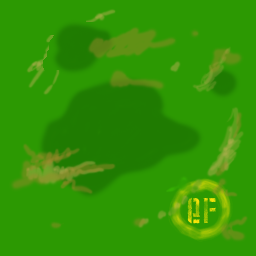
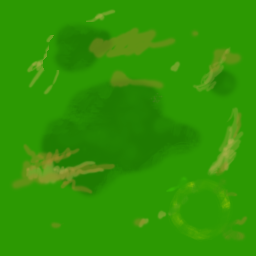
Comparing the layer stacks of the two w=256, h=256 images. Changes:
painted on "Layer 2" over [42,19,244,242]
removed layer "EF" over [187,197,216,224]
painted on "Background" over [148,93,163,104]
